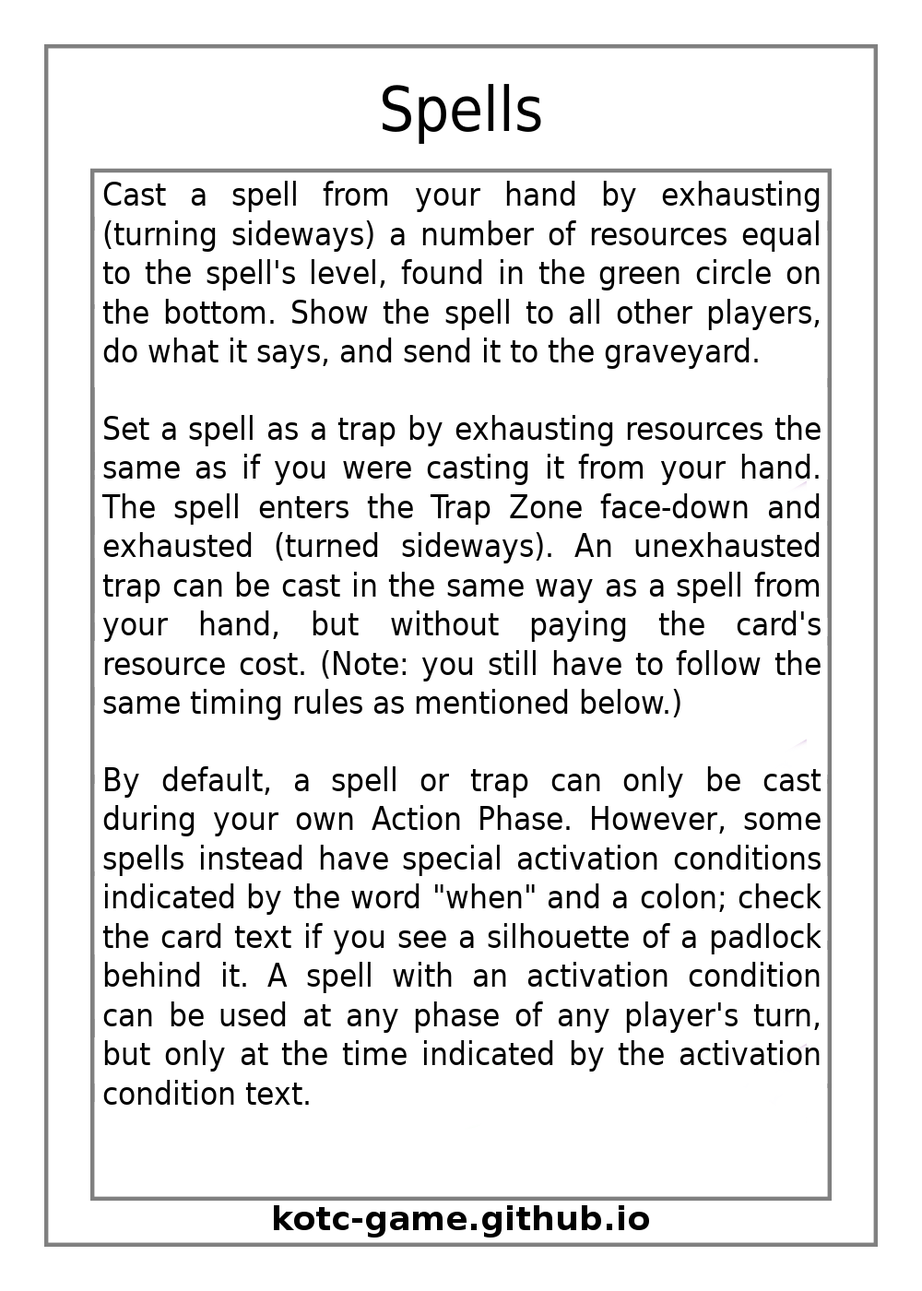
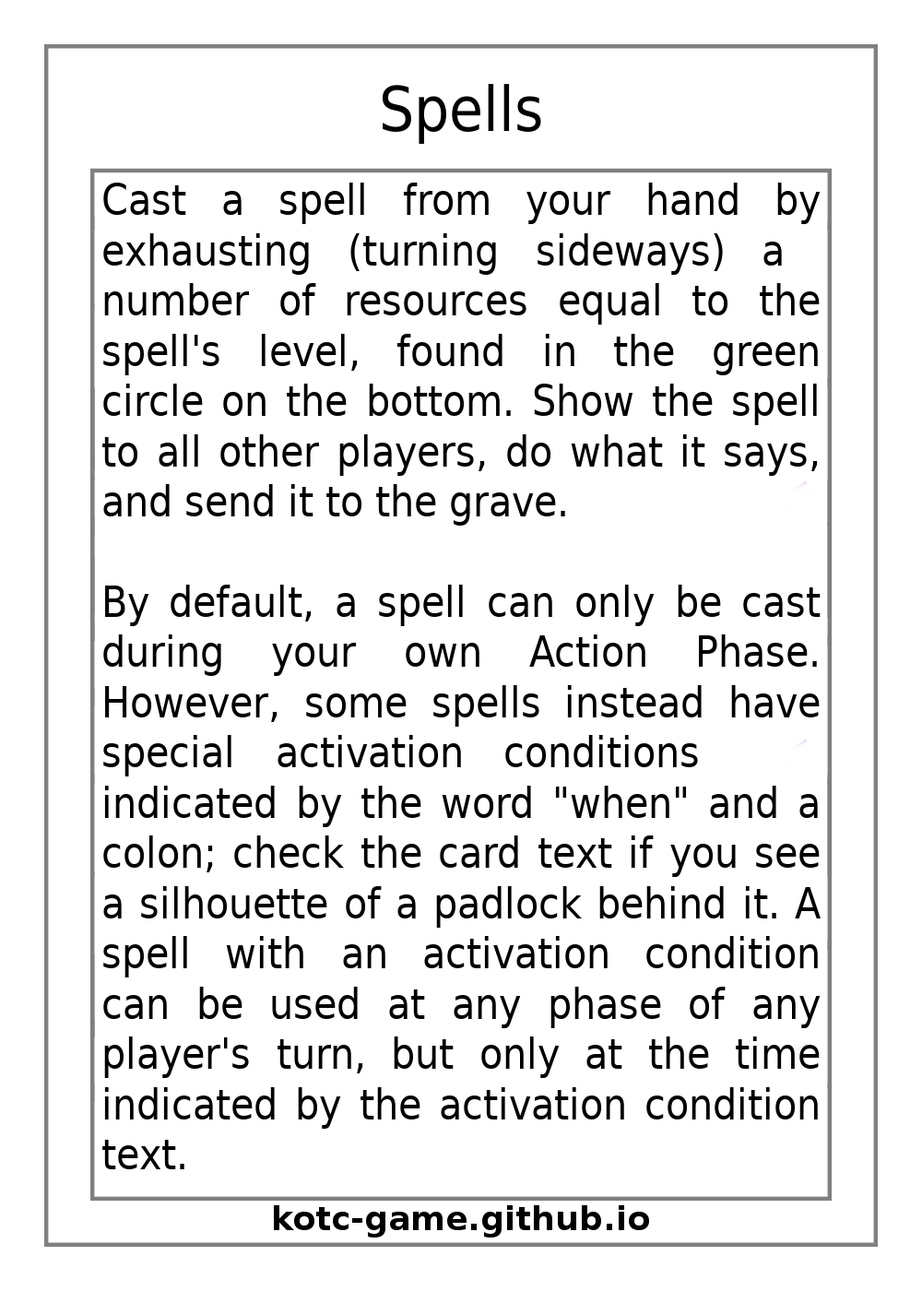
Revision of a layered 922 x 1291 image; what changed, layer by layer:
painted on "Effect Text" over box(101, 180, 822, 1170)
